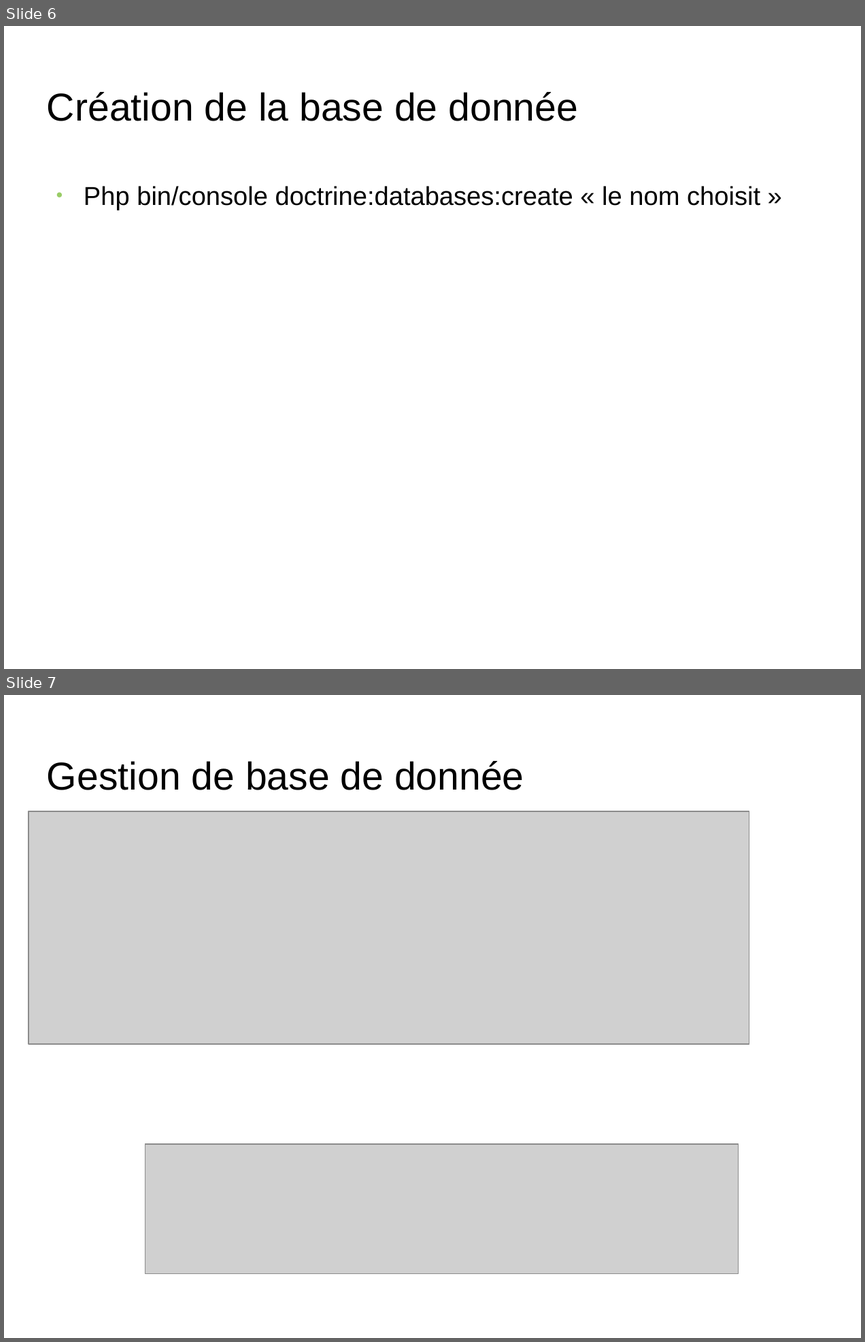
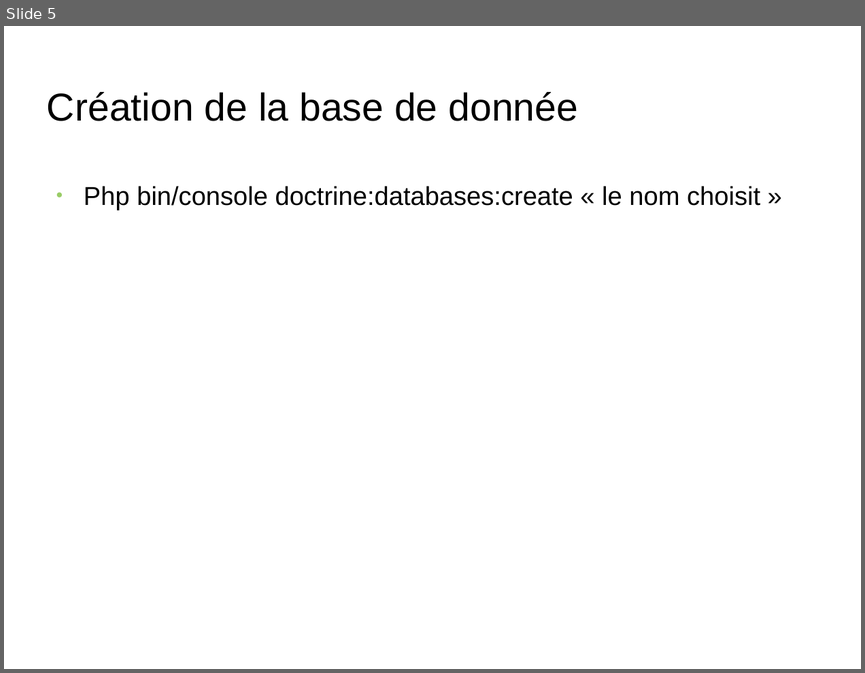
Before and after one commit to ClementM0512/Projet_Ortho, a slide deck: diapo karl Bourgault.odp. Shown one above the other, each under a label of ours: slides 6 and 7 before the commit, slide 5 after it. The pictures are 865x1342 and 865x673 pixels, drawn with LibreOffice and Linux fonts; fonts in the diff are those of the drawing; grey boxes stand for pictures; background and template pictures are left out. Boxes give left, top, right and bottom in pixels: in the first picture for what was removed or moved away, otherwise in the second. Text is boxed around its words. In the diff, an @@ line names an element or a change of style, - is before the commit and + after.

```diff
--- a/diapo karl Bourgault.odp
+++ b/diapo karl Bourgault.odp
@@ slide 7 removed at (4,695,861,1338), background picture (left out) @@
@@ title removed at (47,761,524,790) @@
-Gestion de base de donnée
@@ picture removed at (28,812,749,1044) @@
@@ picture removed at (145,1144,738,1274) @@
@@ what was slide 6 is now slide 5 @@
```
Also in this commit, not shown: 6 slides added, 1 other slide removed, 4 other files.
